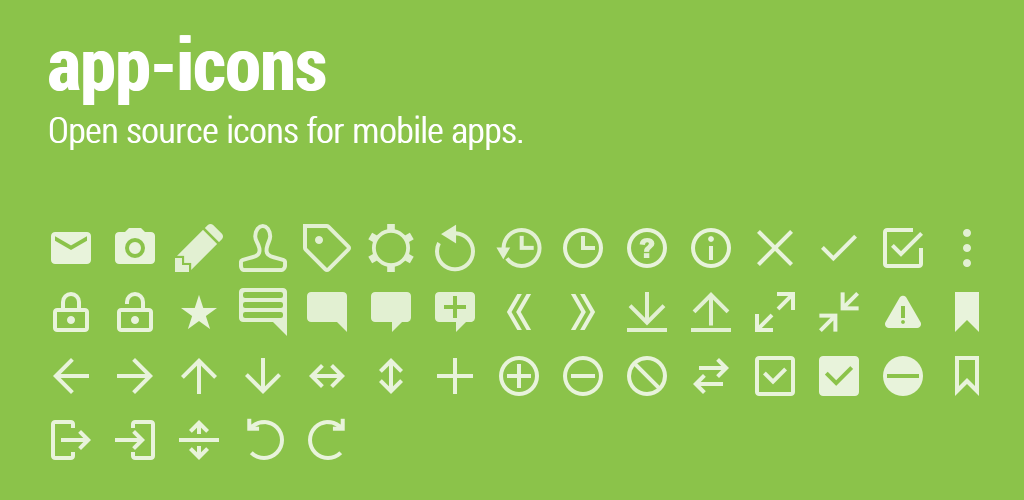
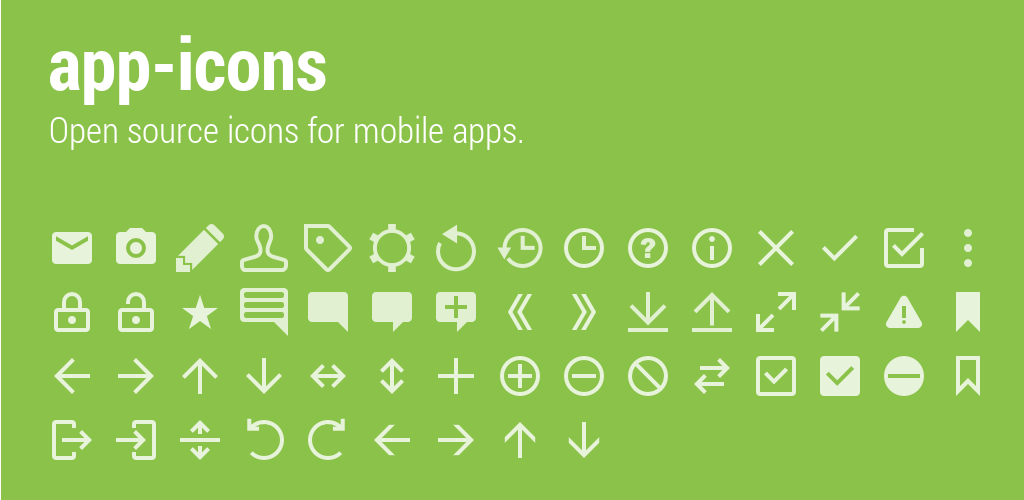
Layer changes from the first 1024x500 image to the second:
removed layer "Open source icons for mobile a... #1" from group "icons" over <box>49,115,521,150</box>
removed layer "app-icons #1" from group "icons" over <box>49,35,325,105</box>
removed group "icons #1" (48 layers) from group "icons" over <box>51,224,979,460</box>
removed layer "ic_action_import.png #1" from group "icons #1" over <box>115,420,155,460</box>
removed layer "ic_action_export.png #1" from group "icons #1" over <box>51,420,91,460</box>
removed layer "ic_action_tag.png #1" from group "icons #1" over <box>303,224,351,272</box>
removed layer "ic_action_clock.png #1" from group "icons #1" over <box>563,228,603,268</box>
removed layer "ic_action_help.png #1" from group "icons #1" over <box>627,228,667,268</box>
removed layer "ic_action_upload.png #1" from group "icons #1" over <box>691,292,731,332</box>
removed layer "ic_action_comment4.png #1" from group "icons #1" over <box>435,292,475,332</box>
removed layer "ic_action_stop2.png #1" from group "icons #1" over <box>883,356,923,396</box>
removed layer "ic_action_check3.png #1" from group "icons #1" over <box>819,356,859,396</box>
removed layer "ic_action_check2.png #1" from group "icons #1" over <box>755,356,795,396</box>
removed layer "ic_action_settings.png #1" from group "icons #1" over <box>368,224,414,272</box>
removed layer "ic_action_reload.png #1" from group "icons #1" over <box>435,224,475,272</box>
removed layer "ic_action_history.png #1" from group "icons #1" over <box>496,228,542,268</box>
removed layer "ic_action_friend.png #1" from group "icons #1" over <box>239,224,287,272</box>
removed layer "ic_action_edit.png #1" from group "icons #1" over <box>175,224,223,272</box>
removed layer "ic_action_comment.png #1" from group "icons #1" over <box>239,288,287,336</box>
removed layer "Background #1" from group "icons" over <box>0,0,980,500</box>
…and 36 more changes (4 added, 32 removed)
